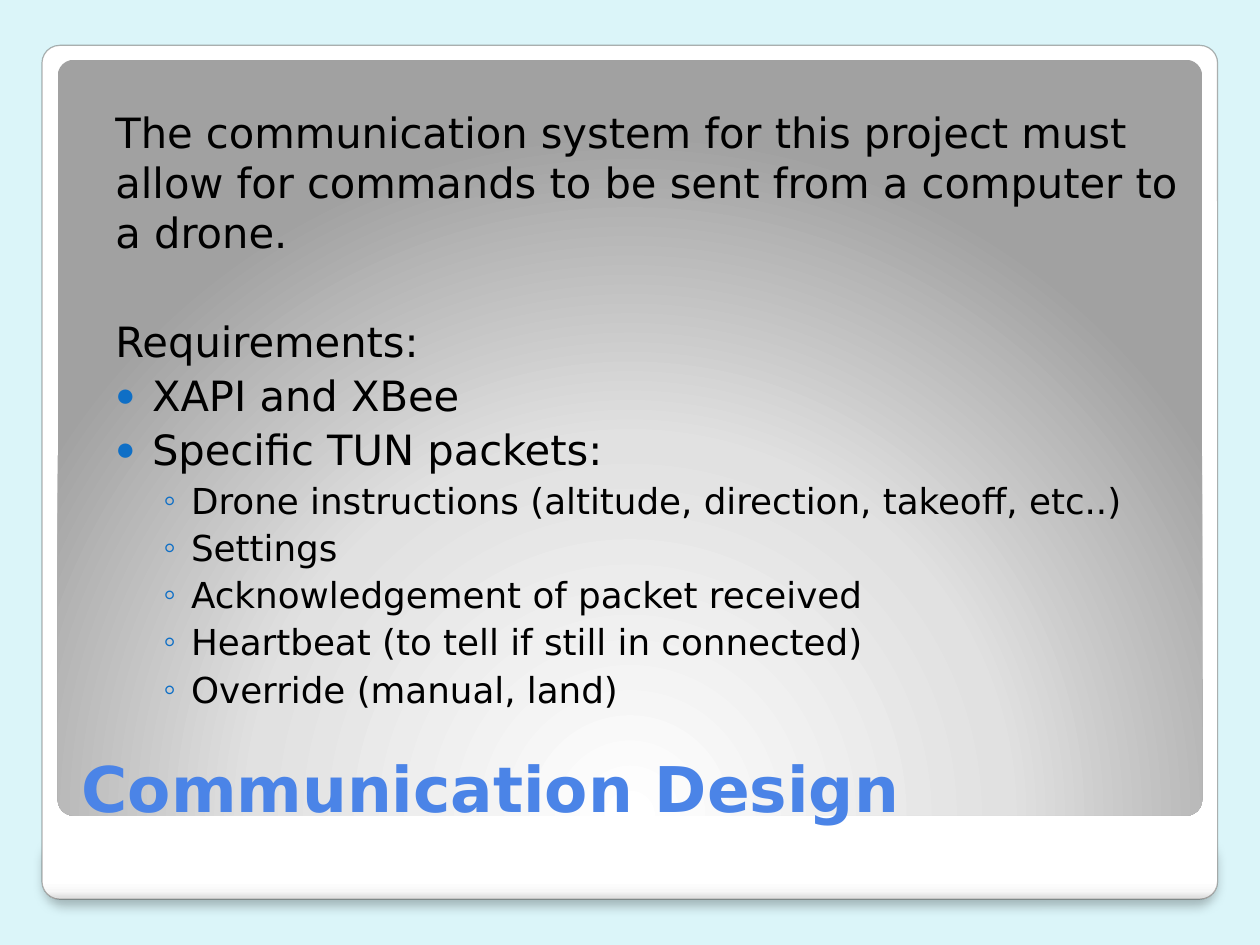
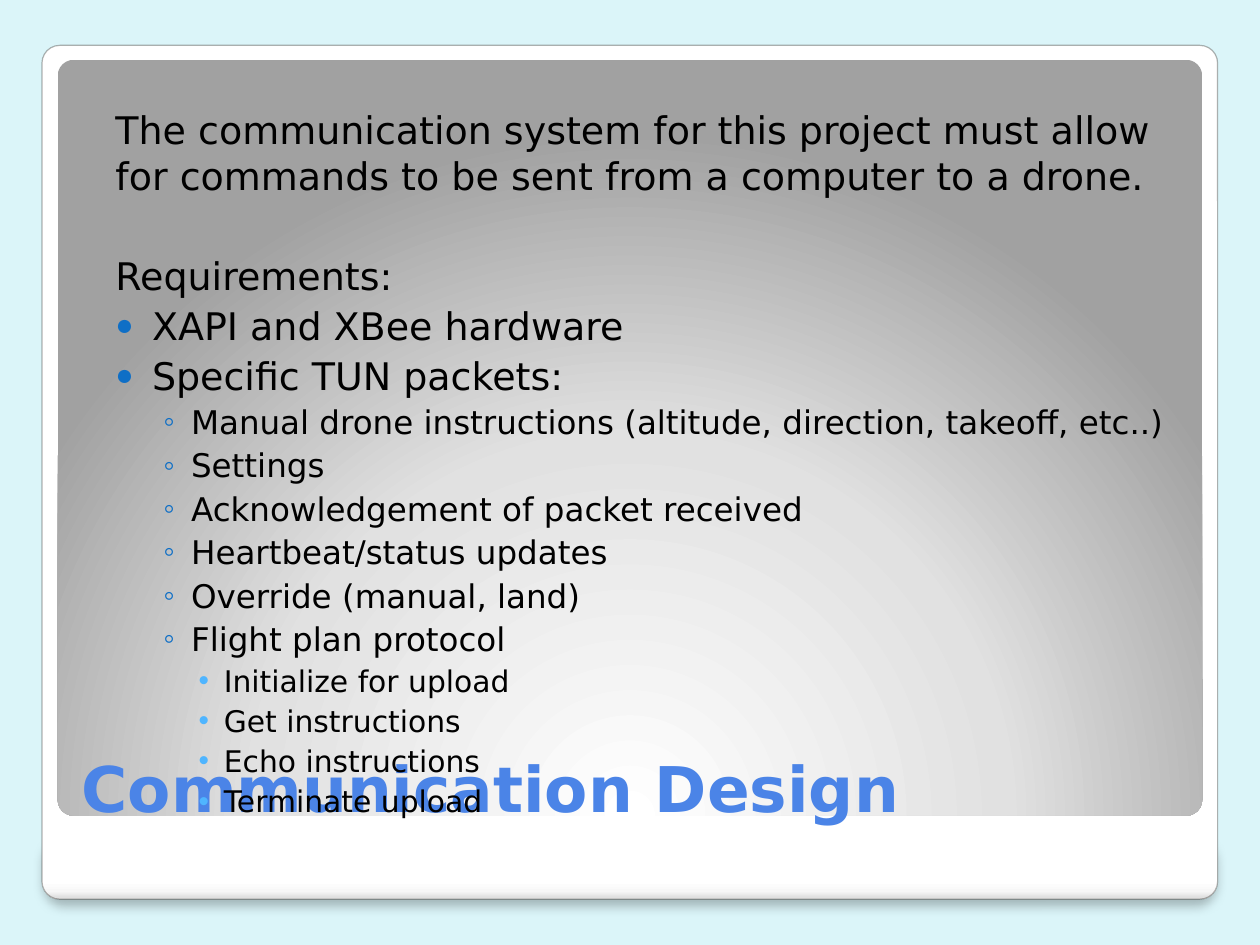
Before and after one commit to bigwookiee/Mission-Control, a slide deck: slide 5 of Documents/designReview.pptx. Drawn at 1260x945 pixels with LibreOffice and Linux fonts; fonts in the diff are those of the drawing. Boxes give left, top, right and bottom in pixels: in the first picture for what was removed or moved away, otherwise in the second. Text is boxed around its words. In the diff, an @@ line names an element or a change of style, - is before the commit and + after.

Commit message:
updated presentation

```diff
--- a/Documents/designReview.pptx
+++ b/Documents/designReview.pptx
@@ text at box(115, 115, 1150, 613): size 23.8 to 21.7 pt in "The communication system for this project must ...", "Requirements:", "Specific TUN packets:"; size 20.4 to 18.6 pt in "Settings", "Acknowledgement of packet received", "Override (manual, land)" @@
@@ text at box(152, 311, 624, 341): text changed; size 23.8 to 21.7 pt @@
-● XAPI and XBee
+● XAPI and XBee hardware
@@ text at box(191, 409, 1163, 439): text changed; size 20.4 to 18.6 pt @@
-  ◦ Drone instructions (altitude, direction, takeoff, etc..)
+  ◦ Manual drone instructions (altitude, direction, takeoff, etc..)
@@ text at box(191, 539, 607, 571): text changed; size 20.4 to 18.6 pt @@
-  ◦ Heartbeat (to tell if still in connected)
+  ◦ Heartbeat/status updates
@@ text at box(191, 626, 509, 779): paragraphs added @@
+  ◦ Flight plan protocol
+    • Initialize for upload
+    • Get instructions
+    • Echo instructions
+    • Terminate upload
```
Also in this commit, not shown: 7 other slides changed, 3 slides added.
